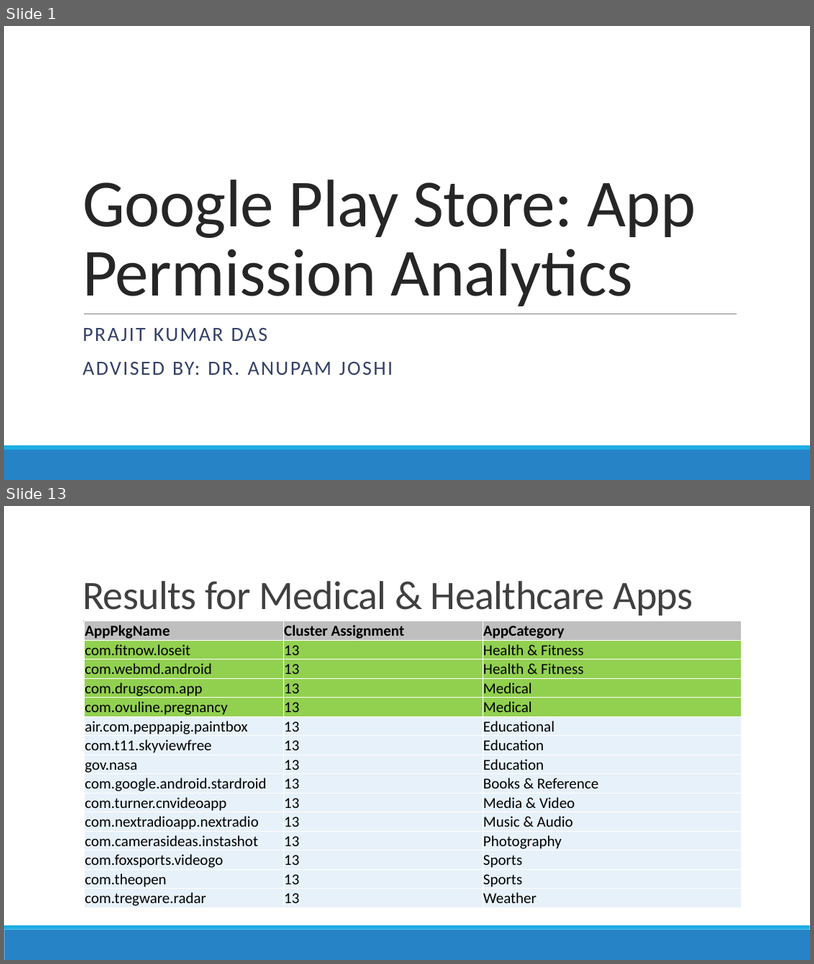
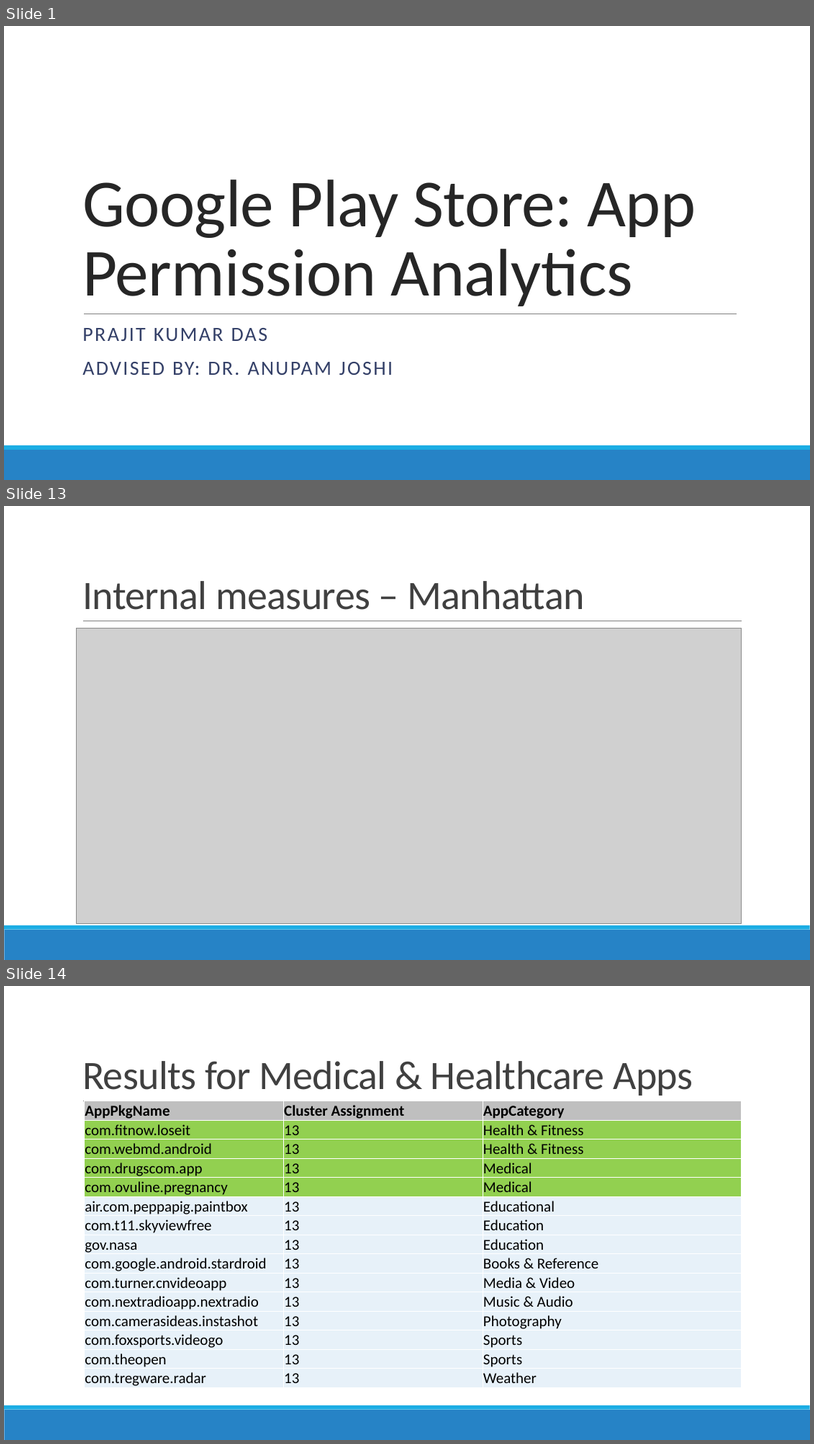
Before and after one commit to prajitdas/AndroidAnalytics, a slide deck: documentation/presentations/Google Play Store - Prajit.pptx. Shown one above the other, each under a label of ours: slides 1 and 13 before the commit, slides 1, 13 and 14 after it; the slides between them are not shown. The pictures are 814x964 and 814x1444 pixels, drawn with LibreOffice and Linux fonts; fonts in the diff are those of the drawing; grey boxes stand for pictures. Boxes give left, top, right and bottom in pixels: in the first picture for what was removed or moved away, otherwise in the second. Text is boxed around its words. In the diff, an @@ line names an element or a change of style, - is before the commit and + after.

```diff
--- a/documentation/presentations/Google Play Store - Prajit.pptx
+++ b/documentation/presentations/Google Play Store - Prajit.pptx
@@ slide 13 added at [4, 506, 810, 960], background #FFFFFF; not listed: 3 template elements that a slide beside it also shows @@
@@ title added at [82, 581, 585, 610], 48 pt, text #404040 @@
+Internal measures – Manhattan
@@ picture added at [77, 628, 742, 924] @@
@@ what was slide 13 is now slide 14 @@
```
Also in this commit, not shown: 10 slides changed, 6 other slides added, 3 slides removed, 4 other files.
